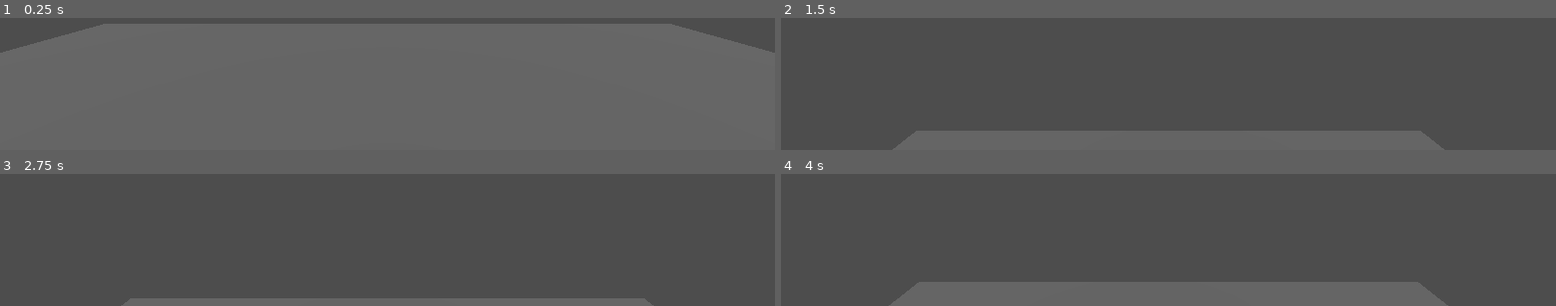
Above: before the commit, frames 1-4 (two rows, left to right).
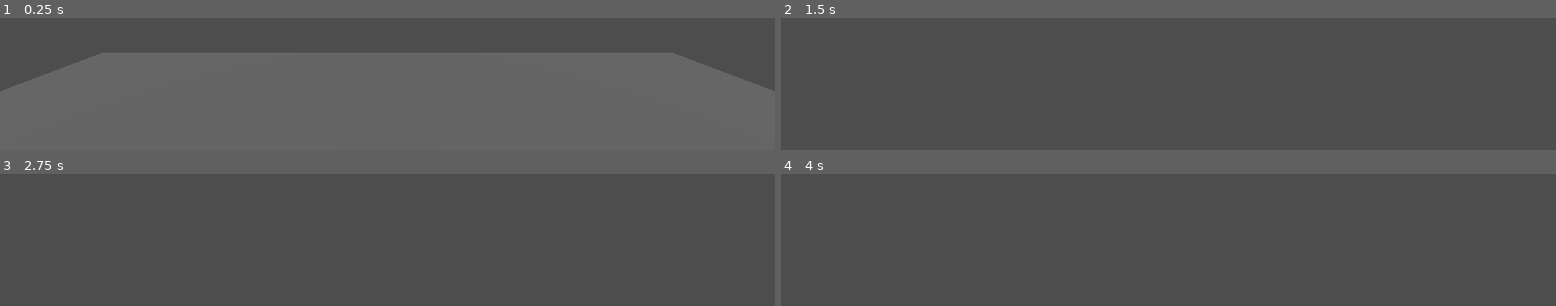
Above: after the commit, the same moments.

Repository: martin1890/DD1349-VT26-Projekt
Game: Godot game, scene res://room.tscn
Same seed, same stepped clock (60 frames per second), same inputs: the game is played once before the commit and once after it. The project has no main scene, so this scene is started directly.
Inputs (mouse positions are in pixels of both pictures, inside the frame that each line leads up to):
- Up to frame 1 (0.25 s): no input
- Up to frame 2 (1.5 s): tap Enter (ui_accept) at 0.5, 0.77 s; move the mouse to (outside the picture) at 0.52 s; hold Up (ui_up) from 0.53 s (still down); move the mouse to (outside the picture) at 1.27 s
- Up to frame 3 (2.75 s): keep holding Up (ui_up); tap Enter (ui_accept) at 1.52, 2 s; move the mouse to (outside the picture) at 2.02 s
- Up to frame 4 (4 s): keep holding Up (ui_up); tap Enter (ui_accept) at 2.75, 3.02, 3.5, 3.77 s; move the mouse to (outside the picture) at 2.77 s; move the mouse to (outside the picture) at 3.52 s

The runs differ from the first frame. In frame 1, 22% of the frame differs, in the area x 0-100%, y 4-56%; in frame 2, less than 0.1%; in frame 3, less than 0.1%; in frame 4, less than 0.1%.

Commit message:
working on rotating beidge

Diff:
--- a/room-generator/Rooms/RoomComponents/pillar_with_rotating_bridge.tscn
+++ b/room-generator/Rooms/RoomComponents/pillar_with_rotating_bridge.tscn
@@ -1,7 +1,7 @@
 [gd_scene format=3 uid="uid://bmw5fq6kvn804"]
 
-[ext_resource type="PackedScene" uid="uid://dqtg47py5hfsa" path="res://pillar_base.tscn" id="1_qe44k"]
-[ext_resource type="PackedScene" uid="uid://biuvnxw6gthd3" path="res://rotating_bridge.tscn" id="2_h8fe6"]
+[ext_resource type="PackedScene" uid="uid://dqtg47py5hfsa" path="res://Rooms/RoomComponents/pillar_base.tscn" id="1_qe44k"]
+[ext_resource type="PackedScene" uid="uid://biuvnxw6gthd3" path="res://Rooms/RoomComponents/rotating_bridge.tscn" id="2_h8fe6"]
 
 [node name="pillar_base" instance=ExtResource("1_qe44k")]
 
--- a/room-generator/Rooms/RoomComponents/rotating_bridge.tscn
+++ b/room-generator/Rooms/RoomComponents/rotating_bridge.tscn
@@ -1,6 +1,6 @@
 [gd_scene format=3 uid="uid://biuvnxw6gthd3"]
 
-[ext_resource type="Script" uid="uid://bbetlob7x7ln0" path="res://rotating_bridge.gd" id="1_if711"]
+[ext_resource type="Script" uid="uid://bbetlob7x7ln0" path="res://Rooms/RoomComponents/rotating_bridge.gd" id="1_if711"]
 
 [sub_resource type="CylinderMesh" id="CylinderMesh_mwkpp"]
 
--- a/room-generator/Rooms/RoomComponents/steve.tscn
+++ b/room-generator/Rooms/RoomComponents/steve.tscn
@@ -1,16 +1,23 @@
-[gd_scene format=3 uid="uid://bulqqq5m5cccr"]
+[gd_scene format=3 uid="uid://bpf4n1xy86spf"]
 
-[ext_resource type="Script" uid="uid://bs22hq5ulg45m" path="res://steve.gd" id="1_bh3ft"]
+[ext_resource type="Script" path="res://Rooms/RoomComponents/steve.gd" id="1_vs3u7"]
+[ext_resource type="Script" uid="uid://blrqdogyy8xya" path="res://camera_3d.gd" id="2_dfshx"]
 
-[sub_resource type="BoxMesh" id="BoxMesh_hdy3p"]
+[sub_resource type="CapsuleMesh" id="CapsuleMesh_kmqv8"]
 
-[sub_resource type="BoxShape3D" id="BoxShape3D_bh3ft"]
+[sub_resource type="CapsuleShape3D" id="CapsuleShape3D_8c8hf"]
 
-[node name="Steve" type="CharacterBody3D"]
-script = ExtResource("1_bh3ft")
+[node name="Steve" type="CharacterBody3D" unique_id=408165731]
+script = ExtResource("1_vs3u7")
 
-[node name="MeshInstance3D" type="MeshInstance3D" parent="."]
-mesh = SubResource("BoxMesh_hdy3p")
+[node name="MeshInstance3D" type="MeshInstance3D" parent="." unique_id=1755440512]
+mesh = SubResource("CapsuleMesh_kmqv8")
 
-[node name="CollisionShape3D" type="CollisionShape3D" parent="."]
-shape = SubResource("BoxShape3D_bh3ft")
+[node name="CollisionShape3D" type="CollisionShape3D" parent="." unique_id=2023938830]
+shape = SubResource("CapsuleShape3D_8c8hf")
+
+[node name="Camera3D" type="Camera3D" parent="." unique_id=1809791554]
+transform = Transform3D(1, 0, 0, 0, 0.99917185, -0.040689856, 0, 0.040689856, 0.99917185, 0, 1.2762799, 0.061635613)
+script = ExtResource("2_dfshx")
+
+[node name="RayCast3D" type="RayCast3D" parent="Camera3D" unique_id=145607318]
--- /dev/null
+++ b/room-generator/Rooms/RoomComponents/trapdoor.tscn
@@ -0,0 +1,10 @@
+[gd_scene format=3 uid="uid://br6f8taa1kg73"]
+
+[sub_resource type="BoxShape3D" id="BoxShape3D_0pxud"]
+
+[node name="Trapdoor" type="StaticBody3D" unique_id=170739454]
+
+[node name="CollisionShape3D" type="CollisionShape3D" parent="." unique_id=1458222664]
+shape = SubResource("BoxShape3D_0pxud")
+
+[node name="MeshInstance3D" type="MeshInstance3D" parent="." unique_id=592740268]
